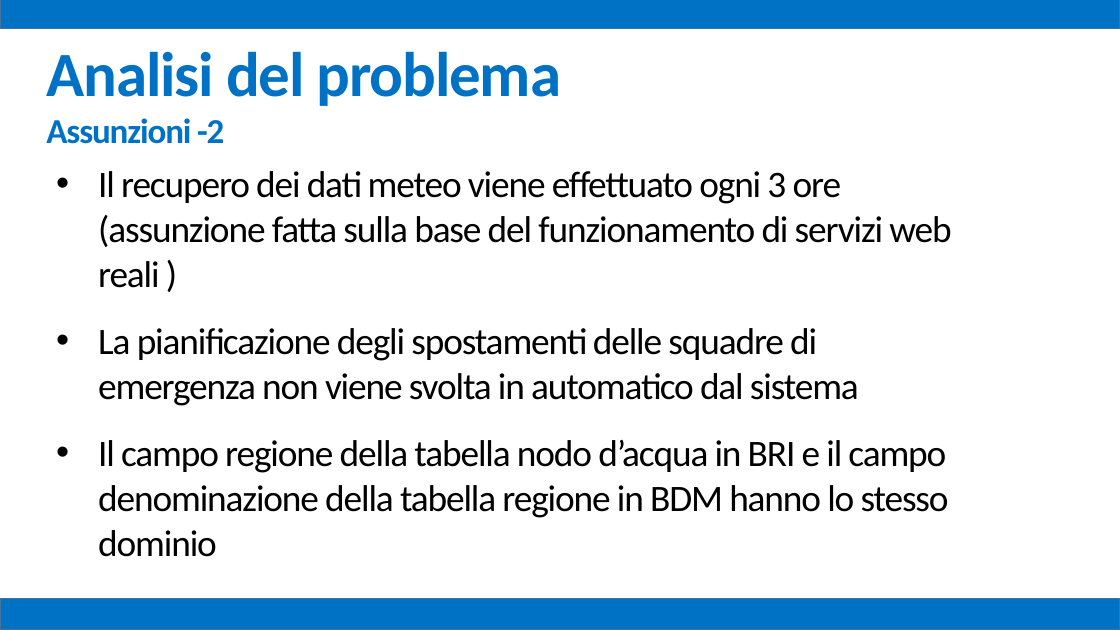
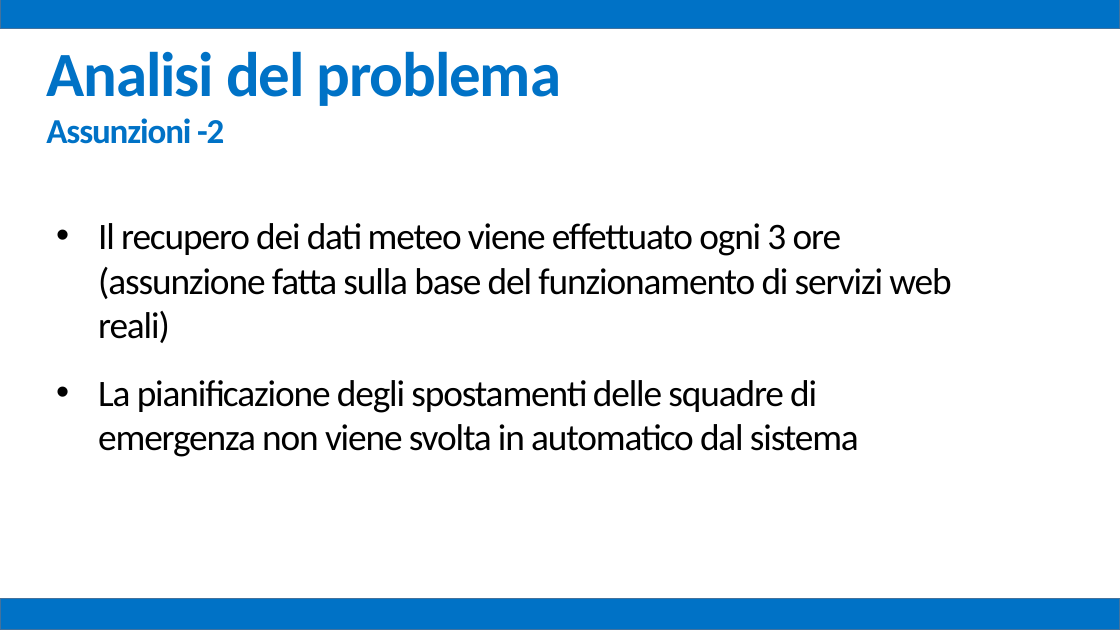
Before and after one commit to mz1991/ProgettoFebbraio2015, a slide deck: slide 9 of Febbraio 2015.pptx. Drawn at 1120x630 pixels with LibreOffice and Linux fonts; fonts in the diff are those of the drawing. Boxes give left, top, right and bottom in pixels: in the first picture for what was removed or moved away, otherwise in the second. Text is boxed around its words. In the diff, an @@ line names an element or a change of style, - is before the commit and + after.

```diff
--- a/Febbraio 2015.pptx
+++ b/Febbraio 2015.pptx
@@ text "Il recupero dei dati meteo ...": place and size @@
-text "Il recupero dei dati meteo ..." at [98,171,951,557]
+text "Il recupero dei dati meteo ..." at [98,223,951,457]
@@ text at [98,223,951,343]: spaces changed @@
-• Il recupero dei dati meteo viene effettuato ogni 3 ore (assunzione fatta sulla base del funzionamento di servizi web reali )
+• Il recupero dei dati meteo viene effettuato ogni 3 ore (assunzione fatta sulla base del funzionamento di servizi web reali)
@@ text at [98,440,949,557]: paragraph removed @@
-• Il campo regione della tabella nodo d’acqua in BRI e il campo denominazione della tabella regione in BDM hanno lo stesso dominio
```
Also in this commit, not shown: 16 other slides changed, 1 slide added, 6 other files.
